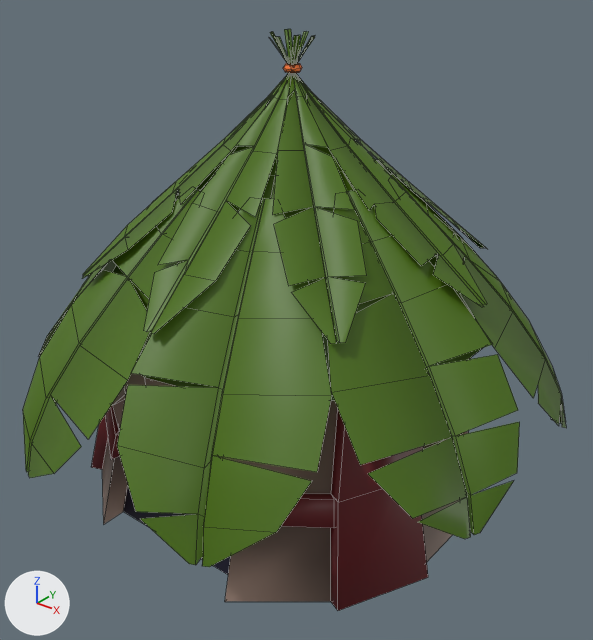
Before and after pictures for a commit that changed the FBX model Environment/Jungle_Huts/SM_Jungle_Hut_A.fbx.
One viewpoint serves both versions: a 50 mm lens placed at (4.23, -5.26, 4.78), pointed at (0.12, -0.13, 1.6). Arrows for +X, +Y and +Z are at lower left; the lights stay in place. The older version comes first. Mesh edges are drawn as thin lines.

In view in the first picture: 'SM_Jungle_Hut_A.001'.
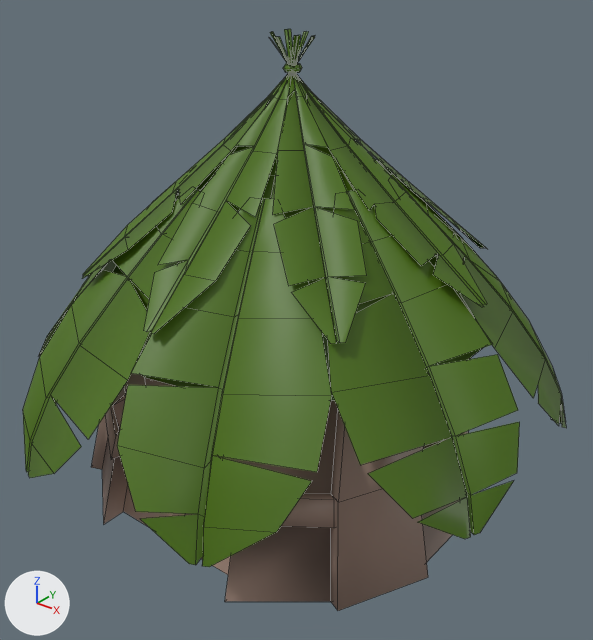
What differs and where, as boxes [x1, y1, x2, y2] in the pictures (593 x 640 px):
part 1 of me_plane_001, recoloured
    both: [283, 63, 302, 73]
part 2 of me_plane_001, recoloured
    both: [123, 486, 231, 575]
part 3 of me_plane_001, recoloured (dark red to beige)
    both: [91, 403, 468, 611]

The edits, one by one:
me_plane_001 has 854 vertices, 593 faces and spans x -2.45..2.39, y -2.44..2.42, z -0.05..4.0.
me_plane_001 is used by ob_sm_jungle_hut_a_001; location (0.0, 0.0, 0.0).
me_plane_001 no longer uses material mat_ms_jungle_hut_001 (white #ffffff).
me_plane_001 part 1: all 36 faces that had it switch from mat_ms_rope (orange #fb7832) to mat_ms_leafs (dark green #4a6f0a).
me_plane_001 part 2: all 10 faces that had it switch from mat_ms_entrance (black #050223) to mat_ms_clay_wall (beige #a2887b).
me_plane_001 part 3: all 63 faces that had it switch from mat_ms_wood (dark red #6e2025) to mat_ms_clay_wall (beige #a2887b).
